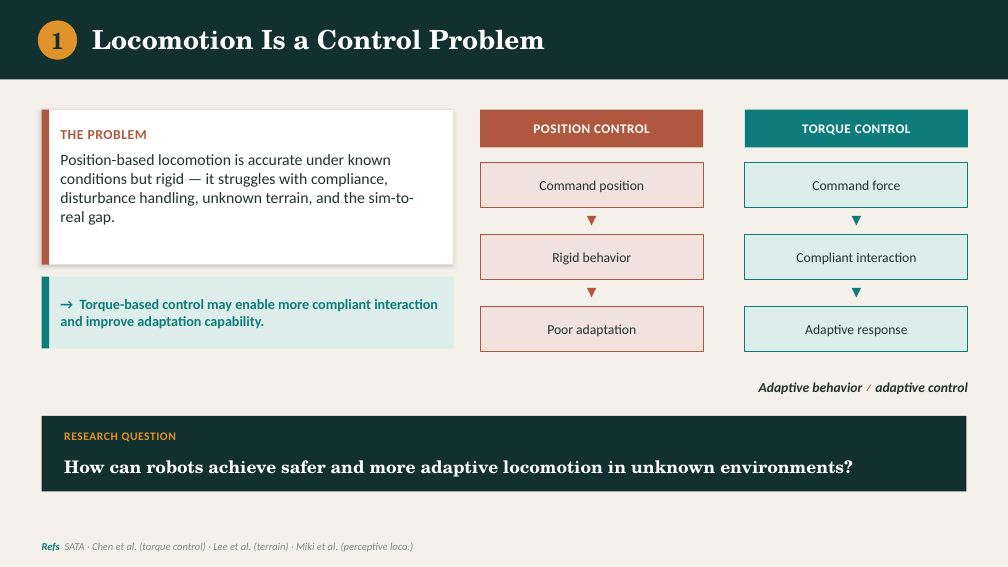
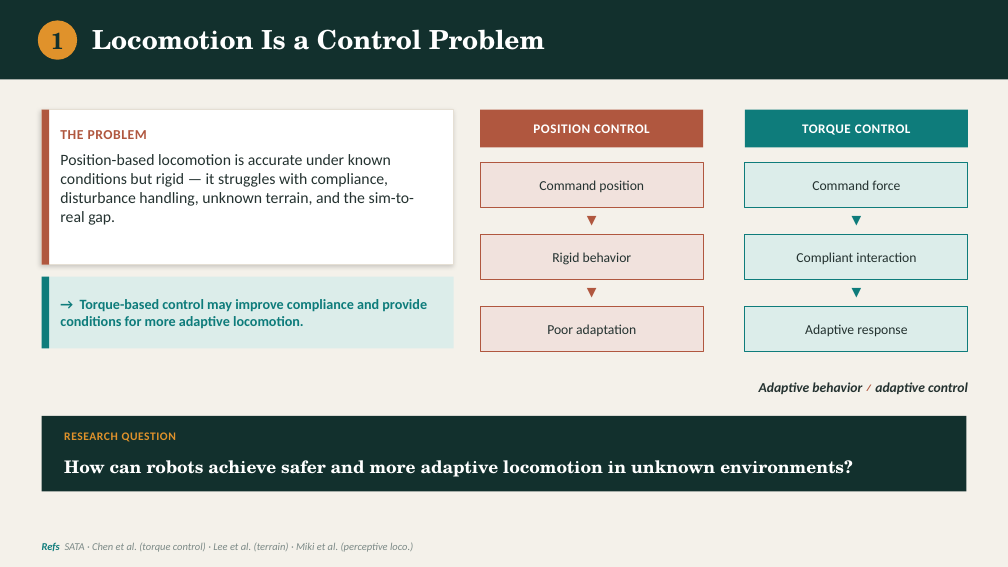
Before and after one commit to Stanley-1013/bio-inspired-adaptive-locomotion, a slide deck: slide 2 of docs/progress-report-v1.pptx. Drawn at 1008x567 pixels with LibreOffice and Linux fonts; fonts in the diff are those of the drawing. Boxes give left, top, right and bottom in pixels: in the first picture for what was removed or moved away, otherwise in the second. Text is boxed around its words. In the diff, an @@ line names an element or a change of style, - is before the commit and + after.

```diff
--- a/docs/progress-report-v1.pptx
+++ b/docs/progress-report-v1.pptx
@@ text at <box>60,299,427,329</box>: text changed @@
-→ Torque-based control may enable more compliant interaction and improve adaptation capability.
+→ Torque-based control may improve compliance and provide conditions for more adaptive locomotion.
```
Also in this commit, not shown: 2 other slides changed, 2 other files.
